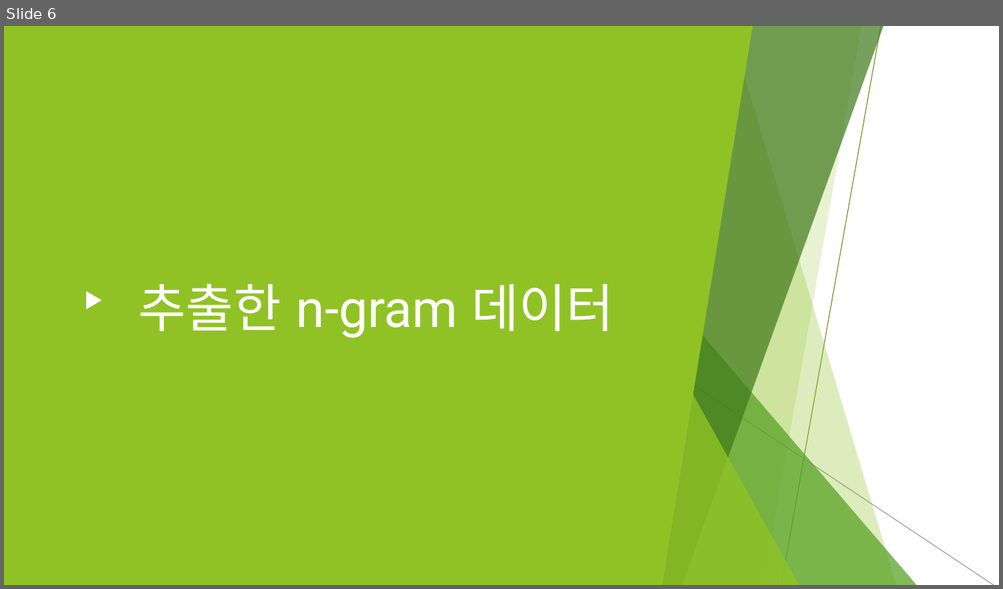
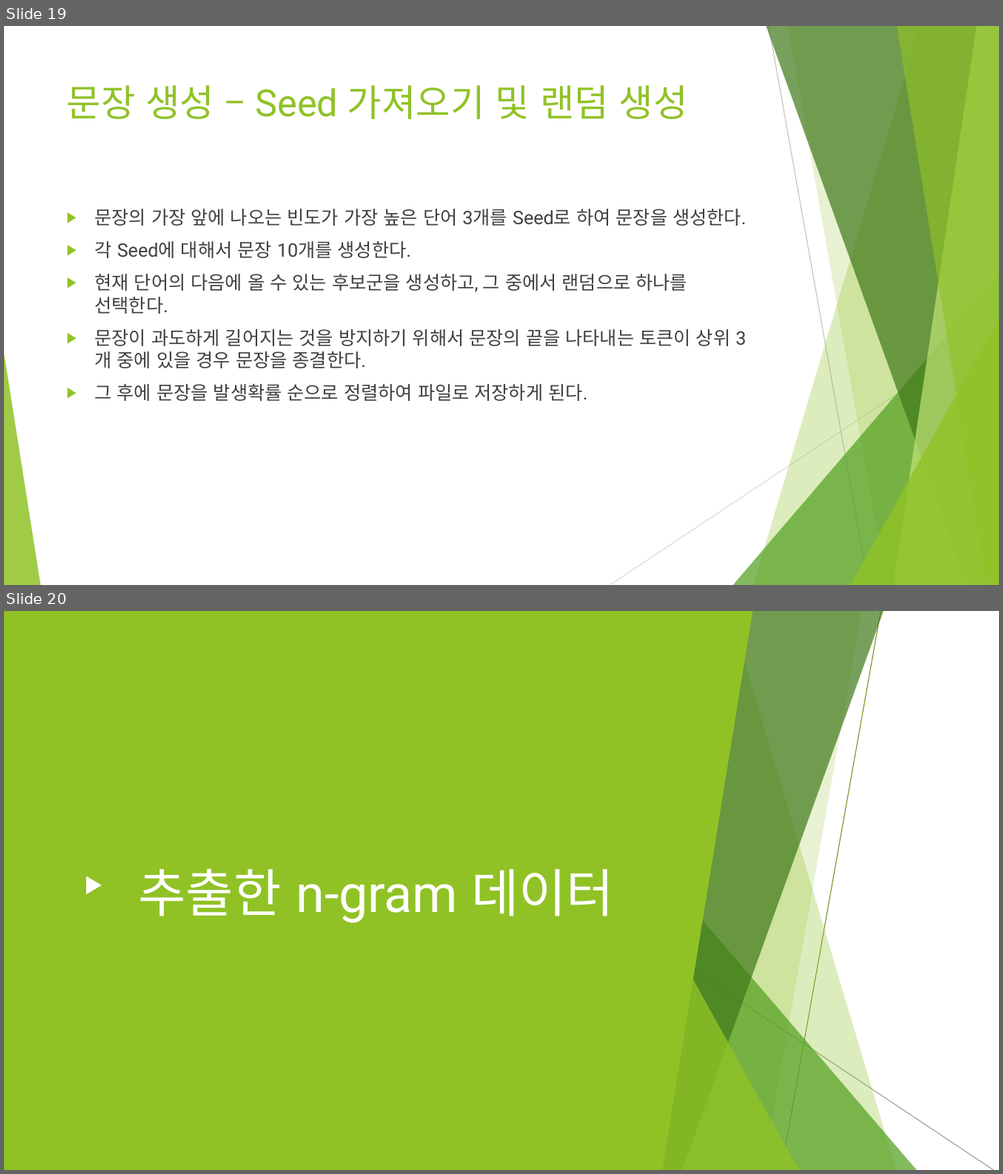
Before and after one commit to ghyeon0/BigData_Homework, a slide deck: HW4/HW4_renew/final_report.pptx. Shown one above the other, each under a label of ours: slide 6 before the commit, slides 19 and 20 after it. The pictures are 1003x589 and 1003x1174 pixels, drawn with LibreOffice and Linux fonts; fonts in the diff are those of the drawing. Boxes give left, top, right and bottom in pixels: in the first picture for what was removed or moved away, otherwise in the second. Text is boxed around its words. In the diff, an @@ line names an element or a change of style, - is before the commit and + after.

```diff
--- a/HW4/HW4_renew/final_report.pptx
+++ b/HW4/HW4_renew/final_report.pptx
@@ slide 19 added at bbox=[4, 26, 999, 585], background #FFFFFF; not listed: 8 template elements that a slide beside it also shows @@
@@ line added from (768, 26) to (868, 585), #BFBFBF 0.75 pt @@
@@ title added at bbox=[67, 85, 688, 119], 36 pt, text #90C226 @@
+문장 생성 – Seed 가져오기 및 랜덤 생성
@@ text added at bbox=[95, 209, 745, 401], 18 pt, text #404040 @@
+▶ 문장의 가장 앞에 나오는 빈도가 가장 높은 단어 3개를 Seed로 하여 문장을 생성한다.
+▶ 각 Seed에 대해서 문장 10개를 생성한다.
+▶ 현재 단어의 다음에 올 수 있는 후보군을 생성하고, 그 중에서 랜덤으로 하나를 선택한다.
+▶ 문장이 과도하게 길어지는 것을 방지하기 위해서 문장의 끝을 나타내는 토큰이 상위 3개 중에 있을 경우 문장을 종결한다.
+▶ 그 후에 문장을 발생확률 순으로 정렬하여 파일로 저장하게 된다.
@@ line added from (999, 326) to (610, 585), #D9D9D9 0.75 pt @@
@@ what was slide 6 is now slide 20 @@
```
Also in this commit, not shown: 3 slides changed, 14 other slides added, 1 slide removed, 2 other files.
